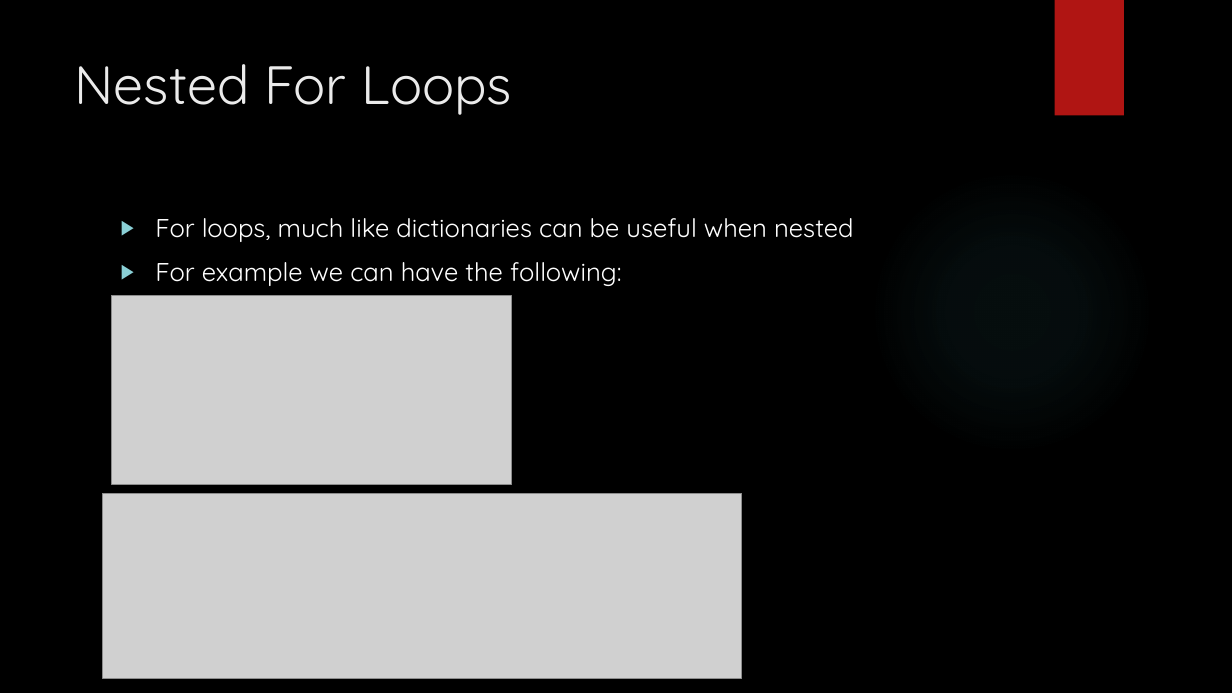
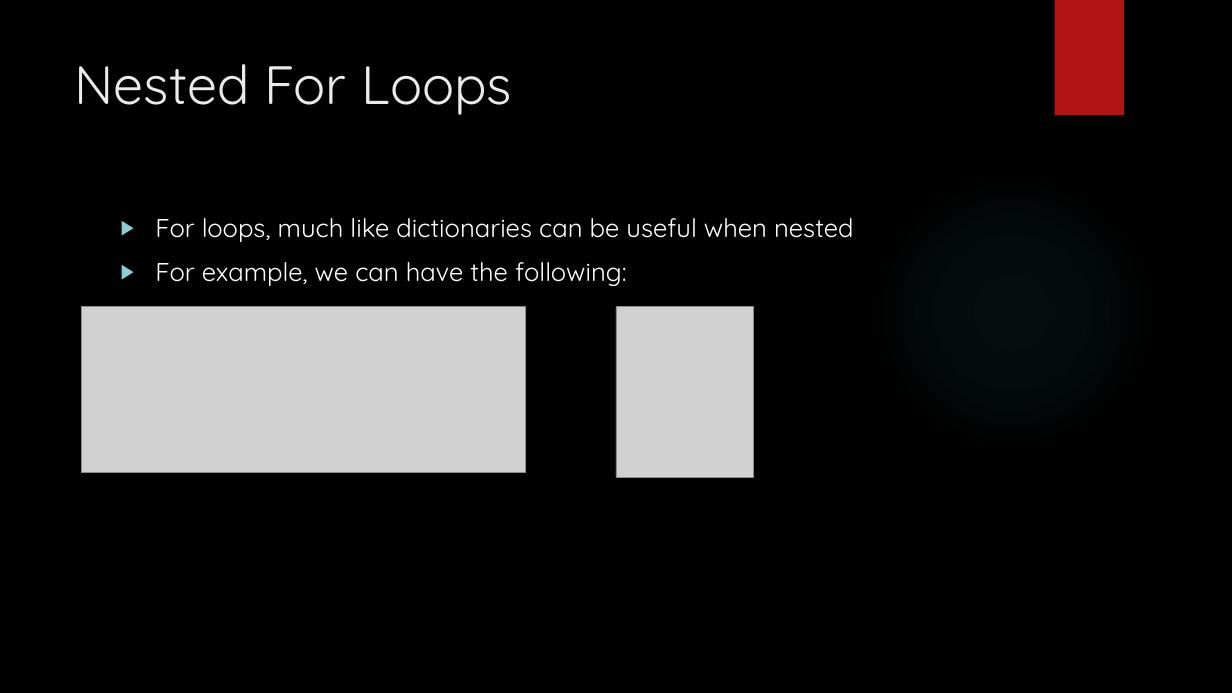
Before and after one commit to siddbose97/pythonWorkshop, a slide deck: slide 62 of pythonpresentation.pptx. Drawn at 1232x693 pixels with LibreOffice and Linux fonts; fonts in the diff are those of the drawing; grey boxes stand for pictures; background and template pictures are left out. Boxes give left, top, right and bottom in pixels: in the first picture for what was removed or moved away, otherwise in the second. Text is boxed around its words. In the diff, an @@ line names an element or a change of style, - is before the commit and + after.

```diff
--- a/pythonpresentation.pptx
+++ b/pythonpresentation.pptx
@@ text at [155, 262, 627, 286]: text changed @@
-▶ For example we can have the following:
+▶ For example, we can have the following:
@@ picture: place and size @@
-picture at [112, 296, 512, 484]
+picture at [81, 306, 526, 473]
@@ picture added at [616, 307, 754, 478] @@
@@ picture removed at [103, 494, 741, 679] @@
```
Also in this commit, not shown: 14 other slides changed, 4 other files.
